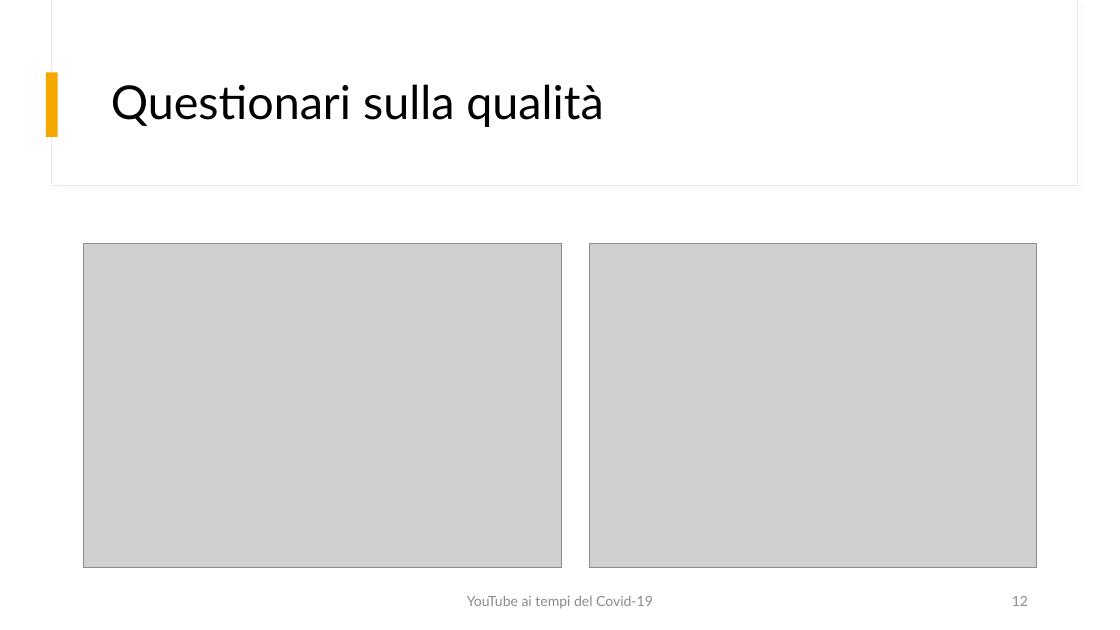
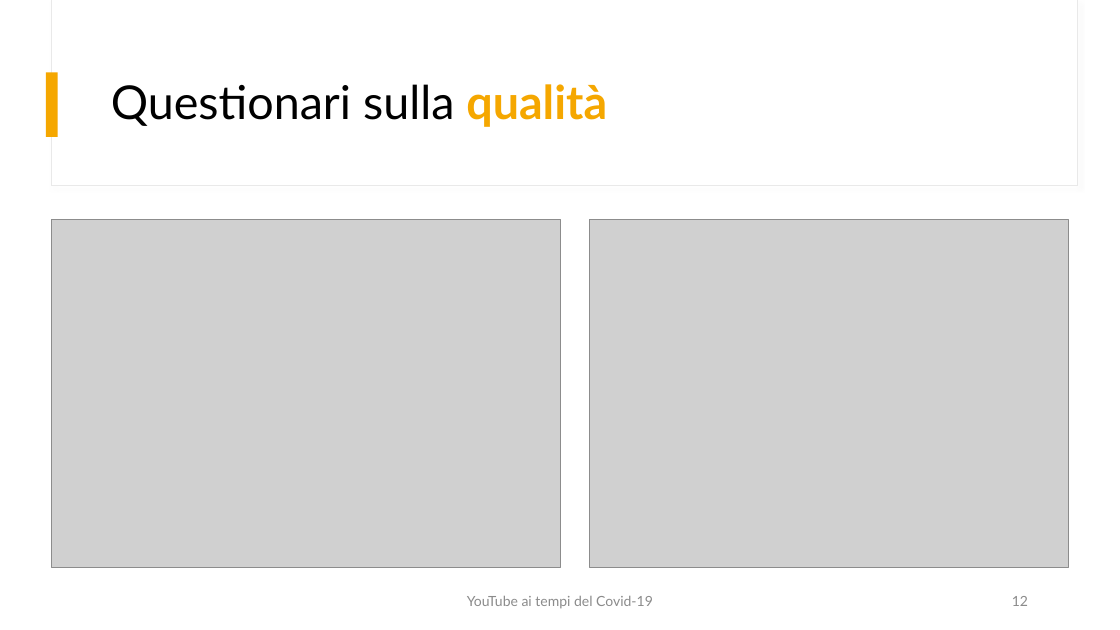
Before and after one commit to fedelux3/Youtube_trending_analysis, a slide deck: slide 12 of presentazione/presentazione.pptx. Drawn at 1120x630 pixels with LibreOffice and Linux fonts; fonts in the diff are those of the drawing; grey boxes stand for pictures. Boxes give left, top, right and bottom in pixels: in the first picture for what was removed or moved away, otherwise in the second. Text is boxed around its words. In the diff, an @@ line names an element or a change of style, - is before the commit and + after.

```diff
--- a/presentazione/presentazione.pptx
+++ b/presentazione/presentazione.pptx
@@ title "Questionari sulla qualità" at [111,84,607,127]: text colour #000000 to #F5A700, bold on in "qualità" @@
@@ picture: place and size @@
-picture at [83,244,561,567]
+picture at [52,219,561,567]
@@ picture: place and size @@
-picture at [590,244,1037,567]
+picture at [590,219,1069,567]
```
Also in this commit, not shown: 11 other slides changed.
